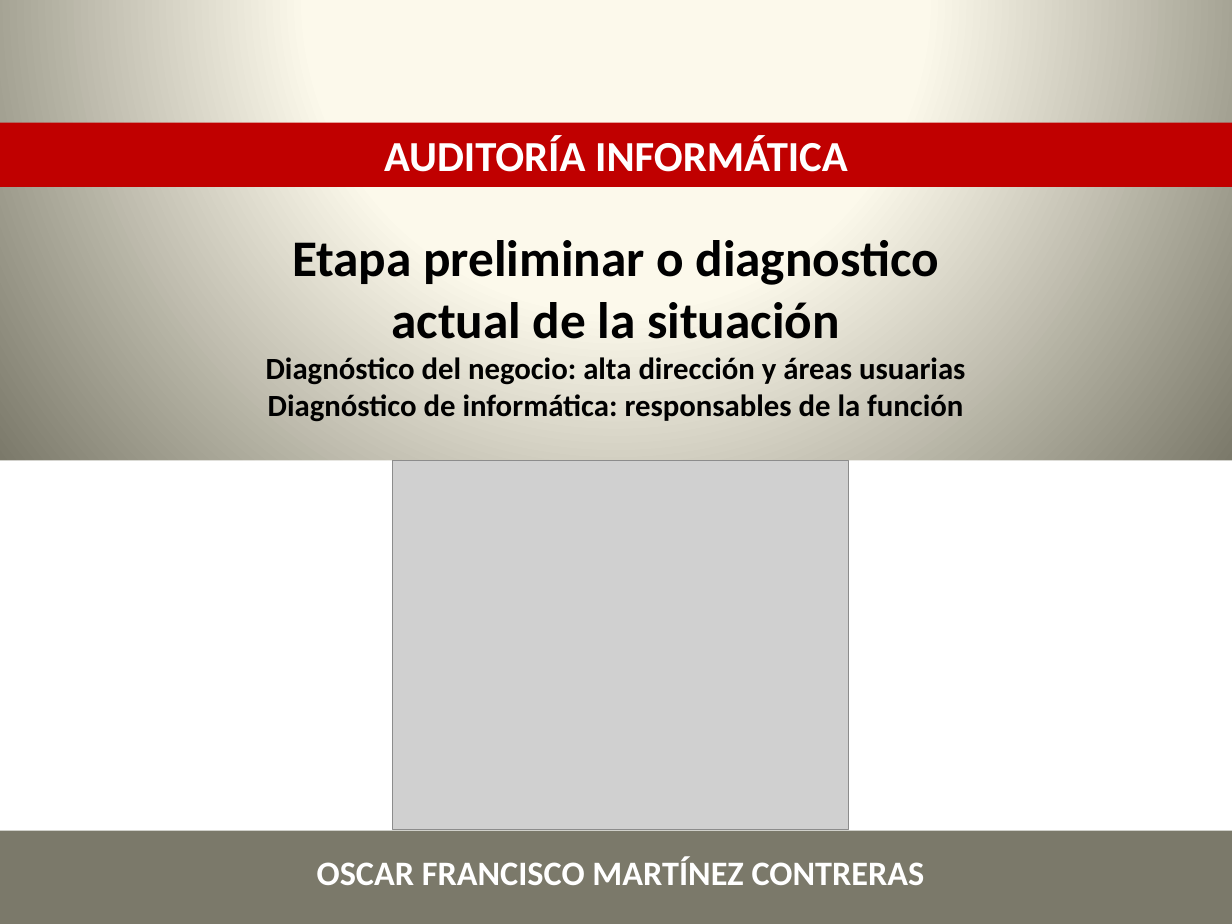
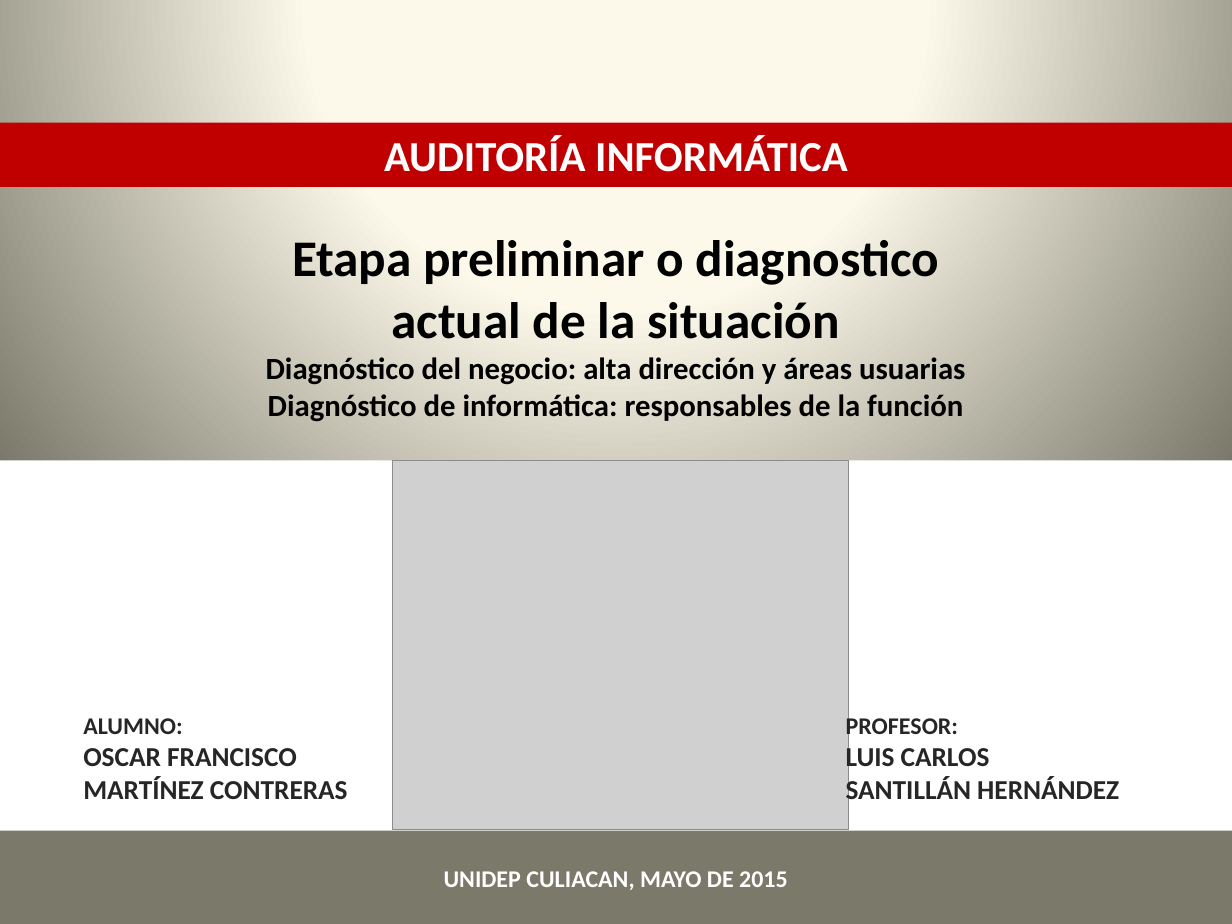
Before and after one commit to lc850/auditoria, a slide deck: slide 1 of OSCAR.pptx. Drawn at 1232x924 pixels with LibreOffice and Linux fonts; fonts in the diff are those of the drawing; grey boxes stand for pictures. Boxes give left, top, right and bottom in pixels: in the first picture for what was removed or moved away, otherwise in the second. Text is boxed around its words. In the diff, an @@ line names an element or a change of style, - is before the commit and + after.

Commit message:
Oscar

```diff
--- a/OSCAR.pptx
+++ b/OSCAR.pptx
@@ text "ALUMNO:" moved from (x1=317, y1=856, x2=925, y2=885) to (x1=83, y1=718, x2=348, y2=799) @@
@@ text at (x1=83, y1=718, x2=182, y2=734): paragraph added @@
+ALUMNO:
@@ text added at (x1=846, y1=714, x2=1119, y2=806), 16 pt, text #262626, bold @@
+PROFESOR:
+LUIS CARLOS
+SANTILLÁN HERNÁNDEZ
@@ text at (x1=83, y1=748, x2=348, y2=799): size 20 to 16 pt, text colour #FFFFFF to #262626 in "OSCAR FRANCISCO MARTÍNEZ CONTRERAS"; alignment centre to left @@
@@ text added at (x1=444, y1=871, x2=788, y2=890), 14 pt, text #FFFFFF, bold @@
+UNIDEP CULIACAN, MAYO DE 2015
```
Also in this commit, not shown: 9 slides added.
